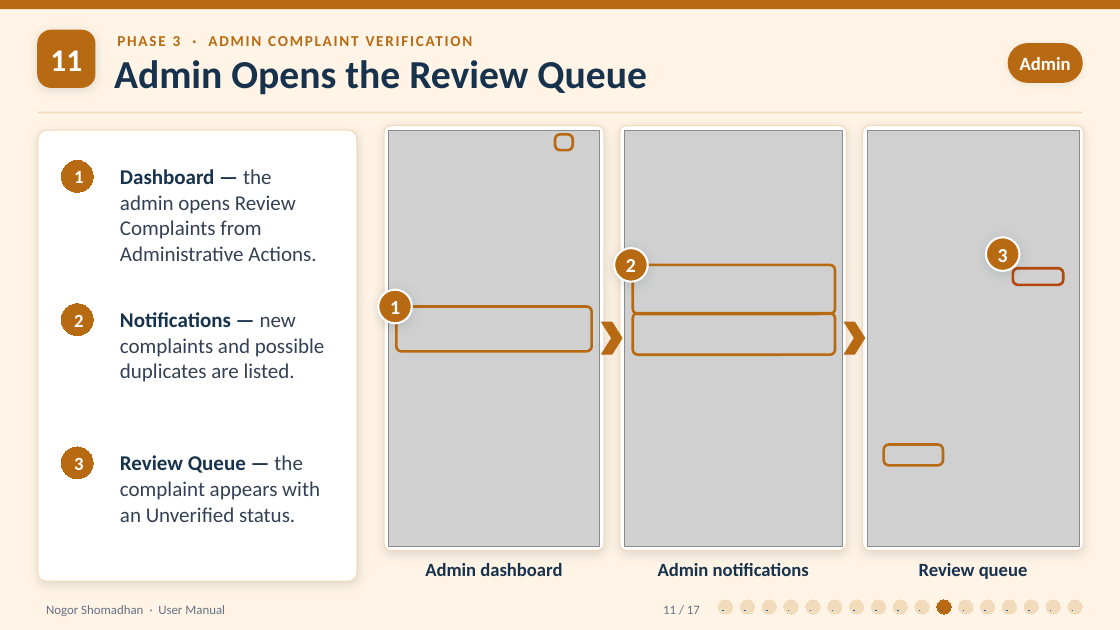
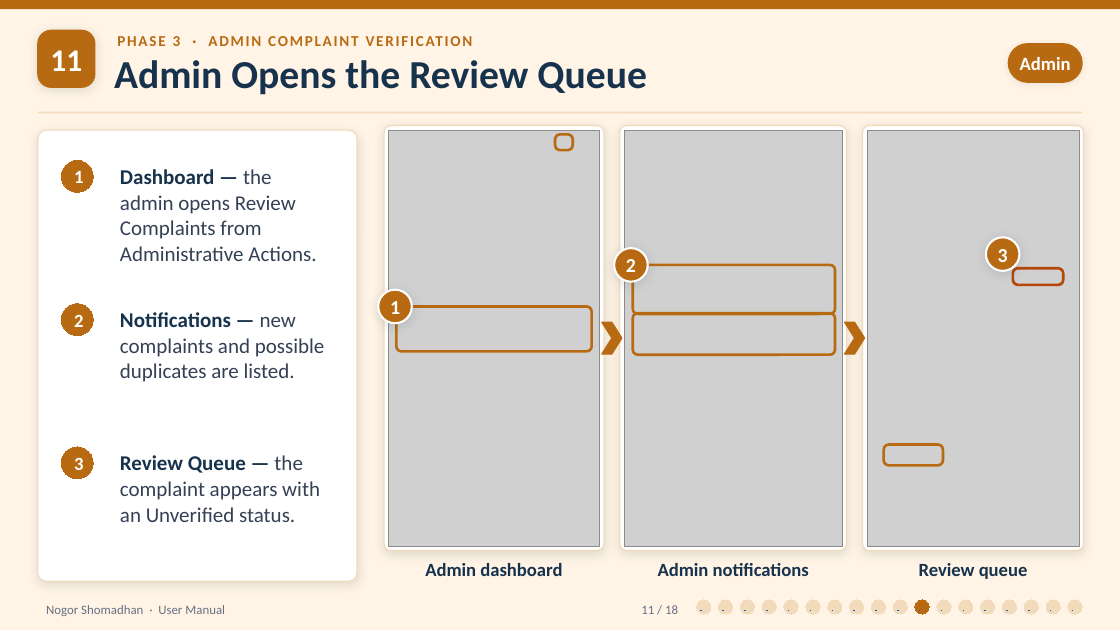
Before and after one commit to Zawadur-Rafid/NogorShomadhan, a slide deck: slide 11 of User Manual/NogorShomadhan_UserManual_Phase1.pptx. Drawn at 1120x630 pixels with LibreOffice and Linux fonts; fonts in the diff are those of the drawing; grey boxes stand for pictures. Boxes give left, top, right and bottom in pixels: in the first picture for what was removed or moved away, otherwise in the second. Text is boxed around its words. In the diff, an @@ line names an element or a change of style, - is before the commit and + after.

```diff
--- a/User Manual/NogorShomadhan_UserManual_Phase1.pptx
+++ b/User Manual/NogorShomadhan_UserManual_Phase1.pptx
@@ text at [641,605,678,614]: text changed @@
-11 / 17
+11 / 18
@@ ellipse added at [697,600,711,614], fill #F2DBBB, outline #F2DBBB 0.75 pt @@
@@ ellipse: place and size @@
-ellipse at [937,600,951,614]
+ellipse at [915,600,929,614]
@@ ellipse: place and size @@
-ellipse at [915,600,929,614]
+ellipse at [937,600,951,614]
```
Also in this commit, not shown: 15 other slides changed, 2 slides added, 1 slide removed, 12 other files.
